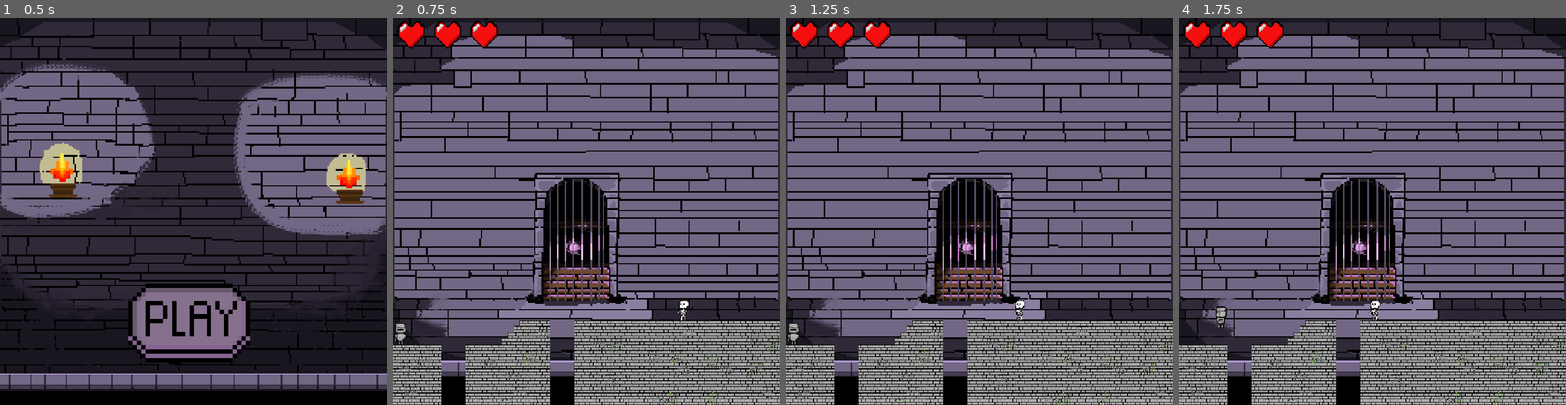
Above: before the commit, frames 1-4 (left to right).
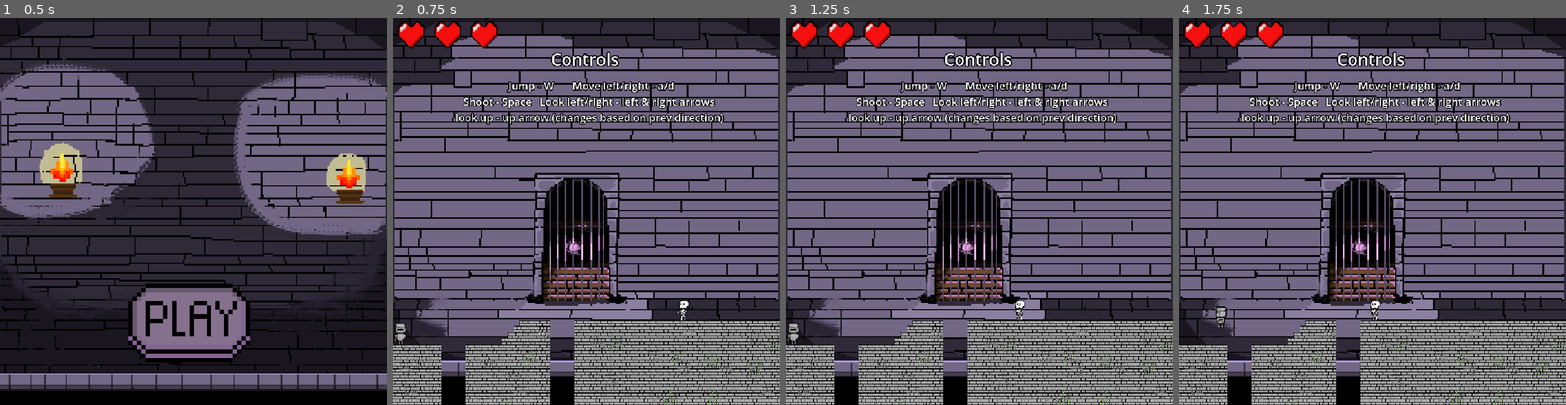
Above: after the commit, the same moments.

Repository: JackLundeen/Bounceformer
Game: Godot game, scene res://Scenes/Menu.tscn
Same seed, same stepped clock (60 frames per second), same inputs: the game is played once before the commit and once after it.
Inputs (mouse positions are in pixels of both pictures, inside the frame that each line leads up to):
- Up to frame 1 (0.5 s): no input
- Up to frame 2 (0.75 s): click (582, 323) at 0.5 s
- Up to frame 3 (1.25 s): no input
- Up to frame 4 (1.75 s): hold D (move_right) from 1.28 s (still down); hold Left (look_left) from 1.28 s (still down); tap W (jump) at 1.52 s

Frame 1 is identical in both runs. In frame 2, 3.1% of the frame differs, in the area x 16-86%, y 8-28%; in frame 3, 3.1%; in frame 4, 3.1%.

Commit message:
add control text

Diff:
--- a/bounce-platformer/Scenes/Level1.tscn
+++ b/bounce-platformer/Scenes/Level1.tscn
@@ -93,6 +93,16 @@
 [sub_resource type="RectangleShape2D" id="RectangleShape2D_yf5fn"]
 size = Vector2(30, 53)
 
+[sub_resource type="LabelSettings" id="LabelSettings_25m2x"]
+font_size = 28
+outline_size = 10
+outline_color = Color(0, 0, 0, 1)
+
+[sub_resource type="LabelSettings" id="LabelSettings_mni53"]
+font_size = 44
+outline_size = 12
+outline_color = Color(0, 0, 0, 1)
+
 [node name="Level1" type="Node2D" unique_id=1693253945]
 
 [node name="Background" type="Sprite2D" parent="." unique_id=981056759]
@@ -154,3 +164,21 @@
 
 [node name="Sprite2D" type="Sprite2D" parent="Skeletons/Skeleton" unique_id=1226736008]
 texture = ExtResource("14_ubfni")
+
+[node name="Label2" type="Label" parent="." unique_id=968578027]
+offset_left = 165.0
+offset_top = 160.0
+offset_right = 1154.0
+offset_bottom = 328.0
+text = "                    Jump - W       Move left/right - a/d
+   Shoot - Space   Look left/right - left & right arrows
+look up - up arrow (changes based on prev direction)"
+label_settings = SubResource("LabelSettings_25m2x")
+
+[node name="Label" type="Label" parent="." unique_id=2101949201]
+offset_left = 418.0
+offset_top = 78.0
+offset_right = 663.0
+offset_bottom = 161.0
+text = "Controls"
+label_settings = SubResource("LabelSettings_mni53")
Not shown, removed: bounce-platformer/Images/Backgrounds/pixil-frame-0 (5).png.import
Not shown: 1 places in bounce-platformer/Scenes/Level1.tscn that only renumber resources
